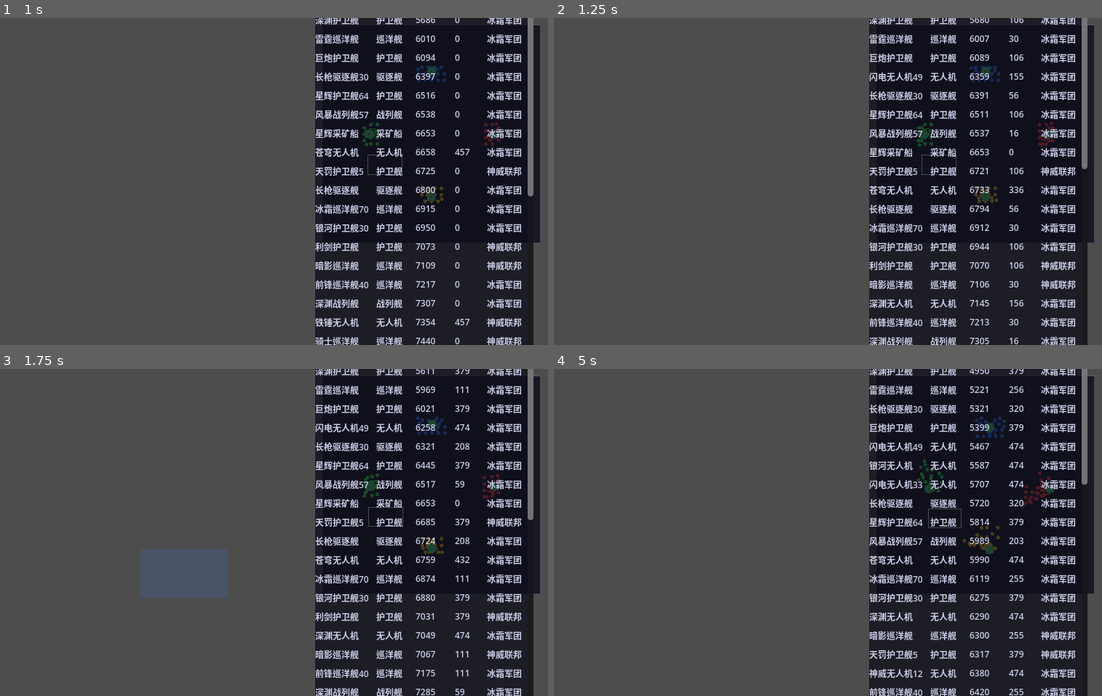
Above: before the commit, frames 1-4 (two rows, left to right).
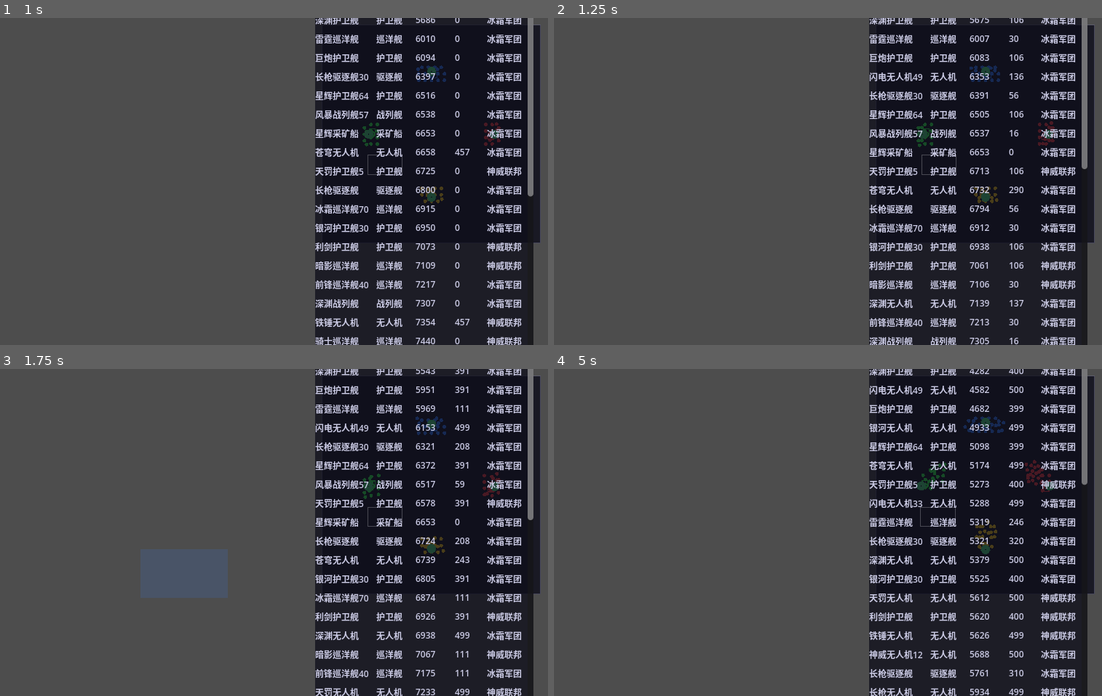
Above: after the commit, the same moments.

Repository: ZhanXuzhao/SpaceRTS
Game: Godot game, scene res://scenes/main.tscn
Same seed, same stepped clock (60 frames per second), same inputs: the game is played once before the commit and once after it.
Inputs (mouse positions are in pixels of both pictures, inside the frame that each line leads up to):
- Up to frame 1 (1 s): tap Enter at 0.5 s; move the mouse to (383, 165) at 0.52 s; hold W from 0.53 s (still down); tap Z at 0.6 s; click (383, 165) at 0.67 s
- Up to frame 2 (1.25 s): keep holding W
- Up to frame 3 (1.75 s): release W at 1.25 s; drag from (142, 548) to (230, 597) at 1.27 s
- Up to frame 4 (5 s): move the mouse to (871, 460) at 2.02 s; hold W 2.03-2.75 s; tap C at 2.1 s; drag from (784, 597) to (636, 483) at 2.77 s; move the mouse to (986, 581) at 3.52 s; hold A 3.53-4.25 s; tap B at 3.6 s; drag from (636, 483) to (723, 450) at 4.27 s

Frame 1 is identical in both runs. In frame 2, 0.2% of the frame differs, in the area x 66-92%, y 0-89%; in frame 3, 2.7%; in frame 4, 6.2%, in the area x 57-96%, y 0-100%.

Commit message:
feat: 环绕时距离大于半径则优先指向圆心快速靠近，接近轨道时平滑混入切向速度

Diff:
--- a/scripts/unit.gd
+++ b/scripts/unit.gd
@@ -609,16 +609,23 @@
 	if _speed_mult > 1.0:
 		effective_speed *= _speed_mult
 
-	# 切向速度（占绝大部分，保持环绕）
-	var tang_speed = effective_speed * 0.9
-
 	# 径向修正（比例控制，把距离拉回 target_dist）
 	var error = dist - target_dist
-	var radial_gain = 0.5
-	var radial_speed = clamp(error * radial_gain, -effective_speed * 0.3, effective_speed * 0.3)
-
-	# 合成期望速度
-	var desired = tang * tang_speed - radial * radial_speed  # -radial 指向圆心
+
+	var desired: Vector2
+	if error > 0:
+		# 距离大于半径时：速度向量优先指向圆心，快速靠近目标
+		var radial_speed = min(error * 2.0, effective_speed)
+		# 接近轨道时逐渐混入切向速度，避免到达时突然转向导致停转
+		var approach_blend = clamp(error / (target_dist * 0.3), 0.0, 1.0)
+		var tang_speed = effective_speed * 0.9 * (1.0 - approach_blend)
+		desired = tang * tang_speed - radial * radial_speed  # -radial 指向圆心
+	else:
+		# 正常环绕：切向为主 + 径向微调
+		var tang_speed = effective_speed * 0.9
+		var radial_gain = 0.5
+		var radial_speed = clamp(error * radial_gain, -effective_speed * 0.3, effective_speed * 0.3)
+		desired = tang * tang_speed - radial * radial_speed  # -radial 指向圆心
 	if desired.length() > effective_speed:
 		desired = desired.normalized() * effective_speed
 
